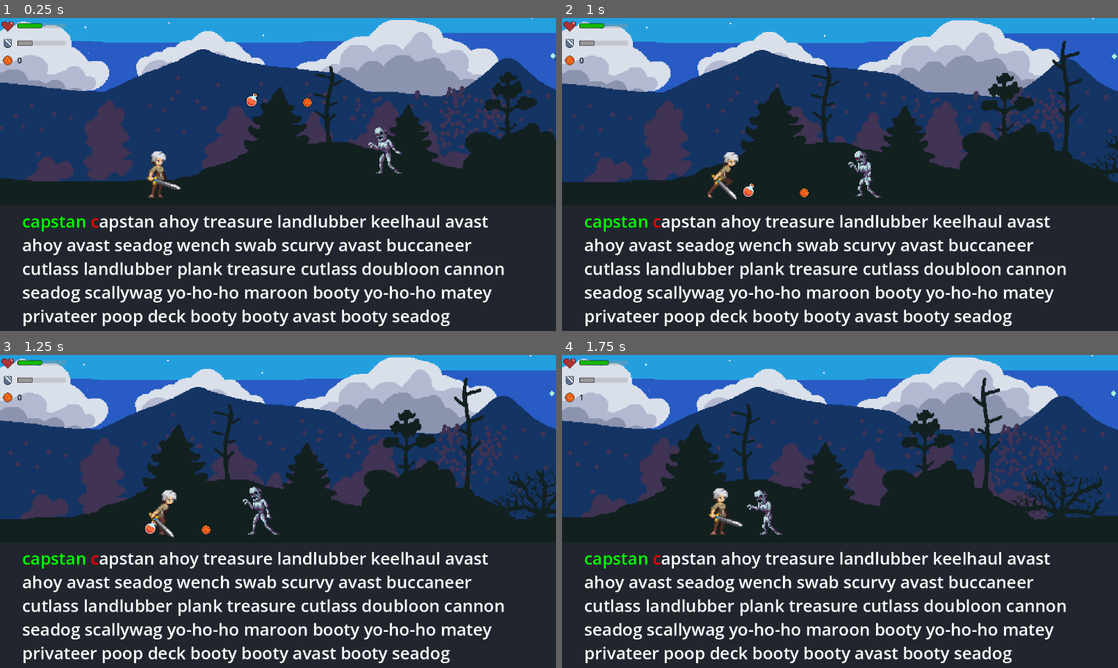
Above: before the commit, frames 1-4 (two rows, left to right).
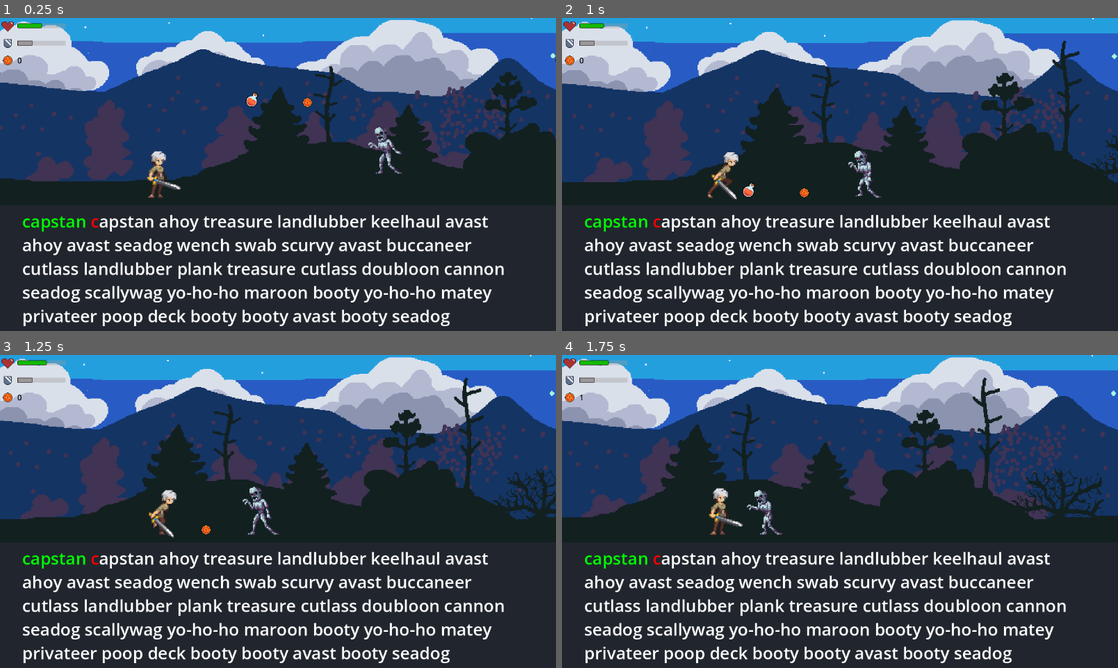
Above: after the commit, the same moments.

Repository: Rip50/RogueType
Game: Godot game, scene res://scenes/levels/level_night_forest.tscn
The game is run twice, just before and just after one commit, with the same random seed, the same clock (stepped at 60 frames per second) and the same inputs.
Inputs (mouse positions are in pixels of both pictures, inside the frame that each line leads up to):
- Up to frame 1 (0.25 s): no input
- Up to frame 2 (1 s): tap Enter at 0.5 s; move the mouse to (962, 158) at 0.52 s; hold Right (move_right) from 0.53 s (still down); tap Tab (pick_up) at 0.6 s; click (962, 158) at 0.67 s
- Up to frame 3 (1.25 s): keep holding Right (move_right)
- Up to frame 4 (1.75 s): keep holding Right (move_right); move the mouse to (728, 527) at 1.27 s; tap Space (attack) at 1.35 s; tap Tab (pick_up) at 1.55 s

Frames 1-2 are identical in both runs. In frame 3, less than 0.1% of the frame differs, in the area x 7-29%, y 1-58%; in frame 4, nothing differs.

Commit message:
Auto pick up of the items.
Items start flashing after some time following by disappearance.

Diff:
--- a/scenes/item_pickup_zone.gd
+++ b/scenes/item_pickup_zone.gd
@@ -2,10 +2,13 @@
 extends Area2D
 
 @export var Player: Player
+@export var is_auto_pick_up := true
 
 
 func _ready() -> void:
 	monitoring = true
+	if is_auto_pick_up:
+		self.body_entered.connect(_try_pickup_item)
 
 
 func pickup() -> void:
@@ -15,5 +18,8 @@
 
 
 func _try_pickup_item(body: Node2D) -> void:
+	if !body.is_in_group("Item"):
+		return
+
 	if Player.try_use_item(body as Item):
 		body.queue_free()
--- a/scenes/item_pickup_zone.tscn
+++ b/scenes/item_pickup_zone.tscn
@@ -2,8 +2,7 @@
 
 [ext_resource type="Script" path="res://scenes/item_pickup_zone.gd" id="1_s7aah"]
 
-[sub_resource type="CircleShape2D" id="CircleShape2D_0lgp6"]
-radius = 60.0
+[sub_resource type="RectangleShape2D" id="RectangleShape2D_fnpll"]
 
 [node name="ItemPickupZone" type="Area2D"]
 collision_layer = 0
@@ -13,4 +12,4 @@
 script = ExtResource("1_s7aah")
 
 [node name="CollisionShape2D" type="CollisionShape2D" parent="."]
-shape = SubResource("CircleShape2D_0lgp6")
+shape = SubResource("RectangleShape2D_fnpll")
--- a/scenes/items/item.gd
+++ b/scenes/items/item.gd
@@ -1,6 +1,22 @@
 class_name Item
-extends Node2D
+extends RigidBody2D
+
+@export var life_time_sec: float = 6
+@export var disappearance_time_sec: float = 2
+
+
+func _ready() -> void:
+	var start_disappear_time = life_time_sec - disappearance_time_sec
+	get_tree().create_timer(start_disappear_time).timeout.connect(_disappear)
 
 
 func try_use(_player: Player) -> bool:
 	return false
+
+
+func _disappear() -> void:
+	var tween = create_tween()
+	var flashing_func = func(i: int): visible = i%2 == 0
+	var flashing_freq = 15 * disappearance_time_sec
+	tween.tween_method(flashing_func, 1, flashing_freq, disappearance_time_sec)
+	tween.finished.connect(queue_free)
--- a/scenes/player.tscn
+++ b/scenes/player.tscn
@@ -274,6 +274,7 @@
 attack_stats = NodePath("../AttackStats")
 
 [node name="ItemPickupZone" parent="." node_paths=PackedStringArray("Player") instance=ExtResource("7_7edtu")]
+position = Vector2(0, 13.5)
 monitoring = true
 Player = NodePath("..")
 
